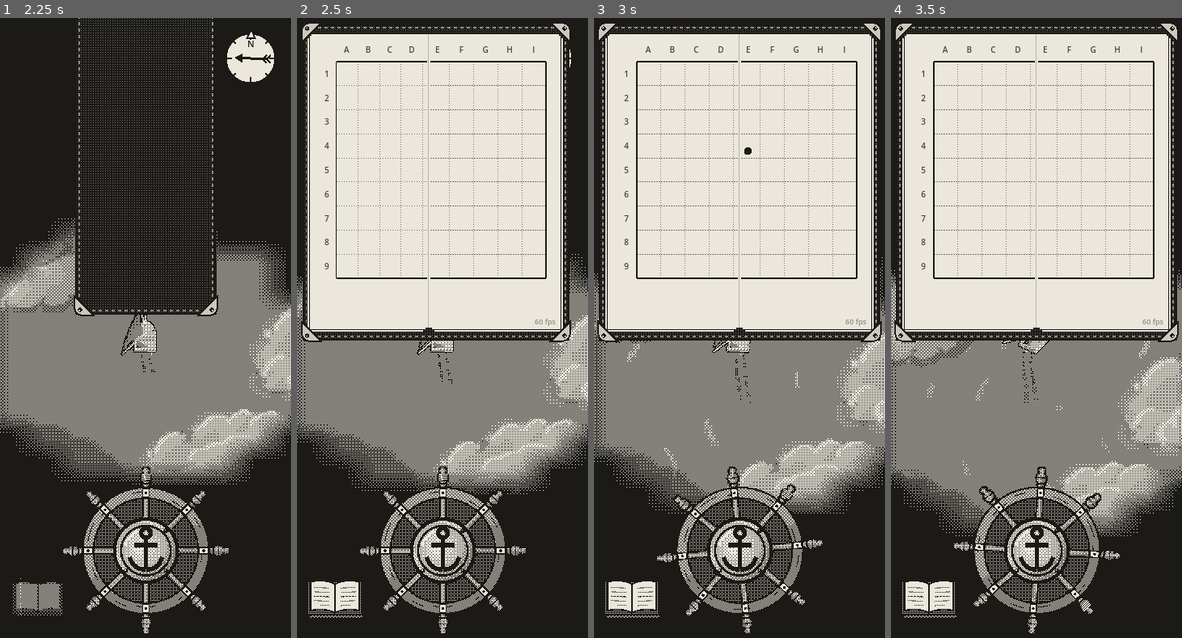
Above: before the commit, frames 1-4 (left to right).
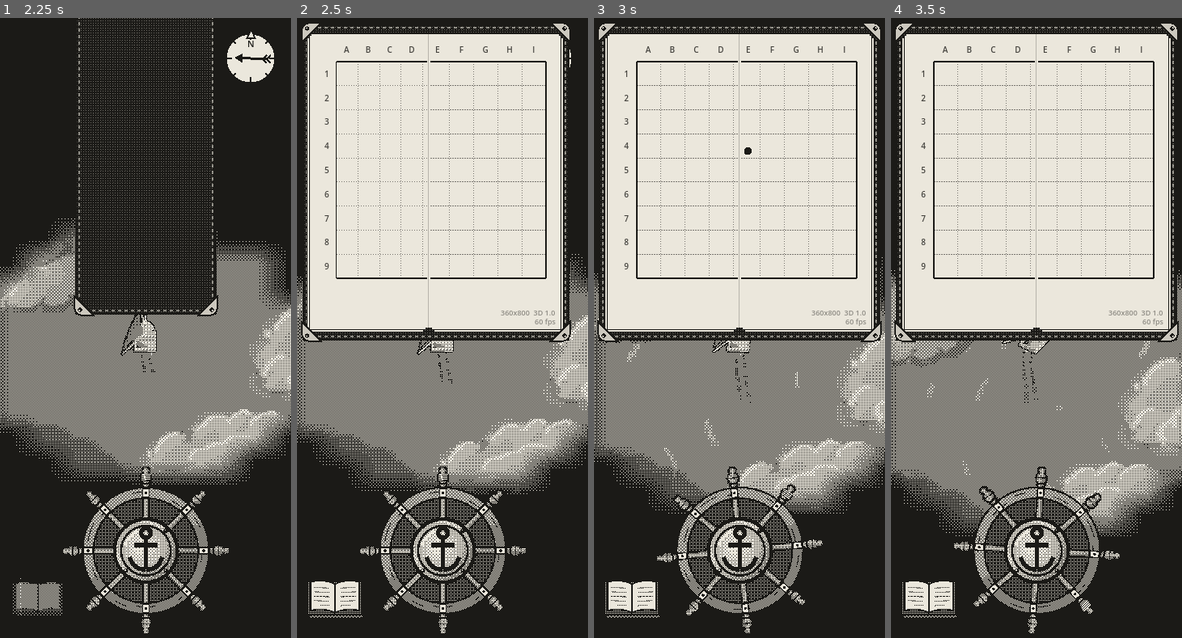
Above: after the commit, the same moments.

Repository: EnricoLabarile/Sail
Game: Godot game, scene res://Assets/Scenes/Overworld.tscn
Same seed, same stepped clock (60 frames per second), same inputs: the game is played once before the commit and once after it.
Inputs (mouse positions are in pixels of both pictures, inside the frame that each line leads up to):
- Up to frame 1 (2.25 s): click "Set sail" at 0.5 s; tap Enter (ui_accept) at 1.25 s; drag from (145, 545) to (174, 197) at 1.27 s; drag from (37, 600) to (130, 470) at 2.02 s
- Up to frame 2 (2.5 s): no input
- Up to frame 3 (3 s): move the mouse to (768, 197) at 2.77 s; hold Right (ui_right) from 2.78 s (still down)
- Up to frame 4 (3.5 s): keep holding Right (ui_right)

Frame 1 is identical in both runs. In frame 2, less than 0.1% of the frame differs, in the area x 70-89%, y 47-48%; in frame 3, less than 0.1%; in frame 4, less than 0.1%.

Commit message:
Logbook: the screen's resolution and the 3D scale over the fps counter
Co-Authored-By: Claude Opus 5.5 <noreply@anthropic.com>
Claude-Session: https://claude.ai/code/session_0154zeqDuhZHz7ZXLE21BuMs

Diff:
--- a/Assets/UI/logbook/book.gd
+++ b/Assets/UI/logbook/book.gd
@@ -39,6 +39,7 @@
 var _blink_time := 0.0          # counts time, to make the boat's dot blink
 var _fps_text := ""             # the frame-rate counter's text ("60 fps"), refreshed twice a second
 var _fps_wait := 0.0            # seconds left before the counter is refreshed
+var _screen_text := ""          # above it: the screen's real resolution and the 3D scale (e.g. "1080x2340  3D 0.33")
 
 
 func _ready() -> void:
@@ -54,6 +55,10 @@
 		if _fps_wait <= 0.0:
 			_fps_wait = 0.5
 			_fps_text = str(int(Engine.get_frames_per_second())) + " fps"
+			# The real pixels of the window (the phone's screen in the browser) and how big the 3D is drawn
+			# (scaling_3d_scale, set by the dither: 1 = full resolution, 0.33 = a third).
+			var window := get_tree().root
+			_screen_text = str(window.size.x) + "x" + str(window.size.y) + "  3D " + str(snappedf(window.scaling_3d_scale, 0.01))
 		queue_redraw()
 
 
@@ -174,13 +179,15 @@
 
 # ---- the frame-rate counter ----
 
-## A tiny, faint "60 fps" in the bottom right corner of the right page (as in the prototype).
+## A tiny, faint "60 fps" in the bottom right corner of the right page (as in the prototype), and over it
+## the screen's resolution and the 3D scale (to compare the phone with the PC).
 func _draw_fps(page: Rect2) -> void:
 	var font := get_theme_default_font()
 	var font_size := 9
-	var width := 40.0
+	var width := 120.0
 	var corner := page.position + page.size - Vector2(width + 4.0, 4.0)   # 4 px in from the corner
 	draw_string(font, corner, _fps_text, HORIZONTAL_ALIGNMENT_RIGHT, width, font_size, Color(INK, 0.45))
+	draw_string(font, corner - Vector2(0.0, 11.0), _screen_text, HORIZONTAL_ALIGNMENT_RIGHT, width, font_size, Color(INK, 0.45))
 
 
 # ---- the map ----
Not shown, changed: CLAUDE.md
